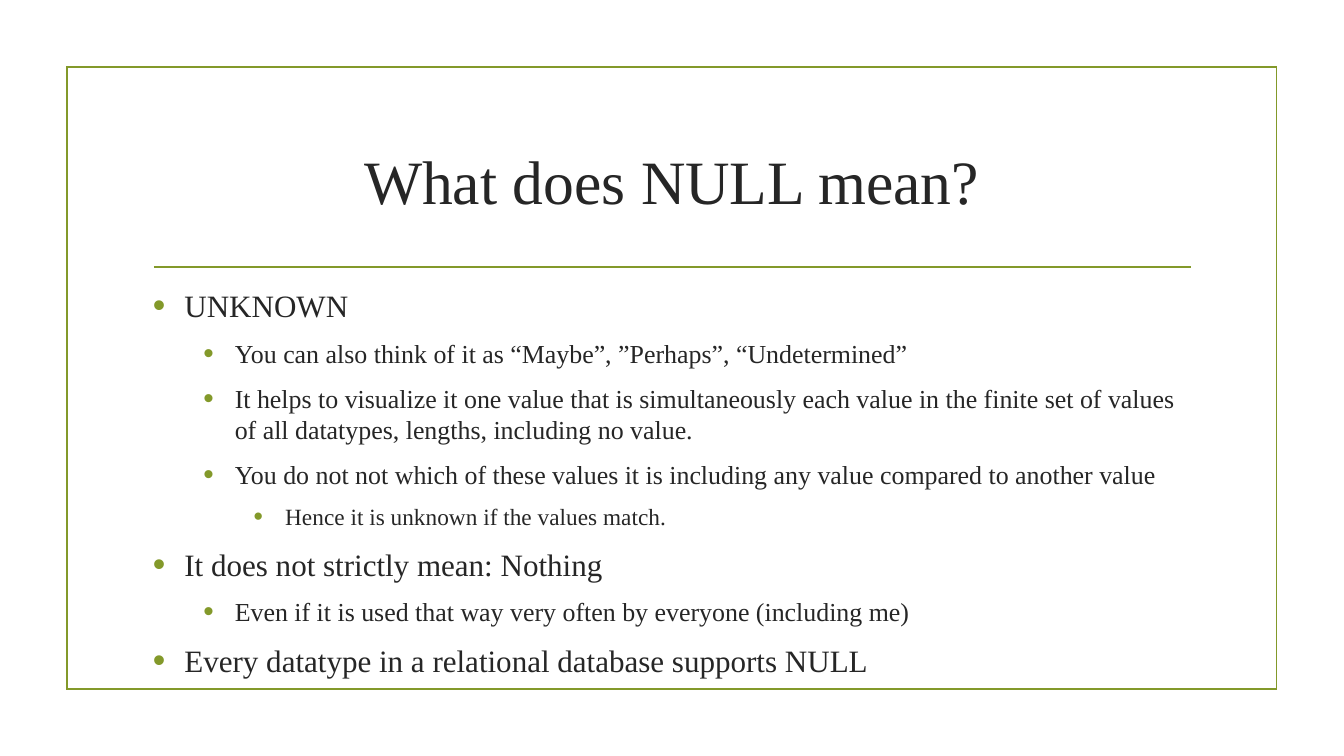
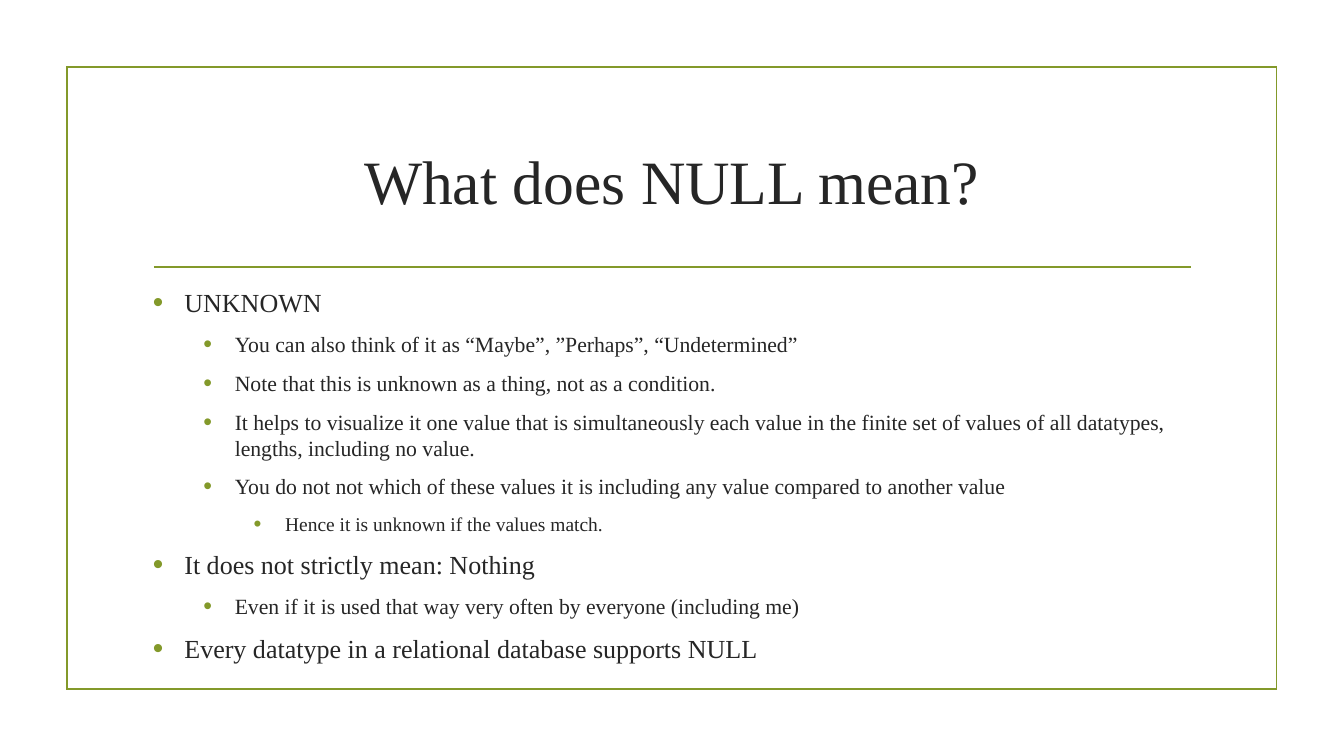
Before and after one commit to drsqlgithub/Presentation-Downloads, a slide deck: slide 5 of Database Design Chat/Database Design Chat 015 NULL.pptx. Drawn at 1344x756 pixels with LibreOffice and Linux fonts; fonts in the diff are those of the drawing; background and template pictures are left out. Boxes give left, top, right and bottom in pixels: in the first picture for what was removed or moved away, otherwise in the second. Text is boxed around its words. In the diff, an @@ line names an element or a change of style, - is before the commit and + after.

Commit message:
Changed NULL presentation

```diff
--- a/Database Design Chat/Database Design Chat 015 NULL.pptx
+++ b/Database Design Chat/Database Design Chat 015 NULL.pptx
@@ text at (184, 294, 1164, 664): size 22.2 to 18.6 pt in "UNKNOWN", "It does not strictly mean: Nothing", "Every datatype in a relational database supports ..."; size 18.5 to 15.5 pt in "You can also think of it as ...", "It helps to visualize it one value ...", "You do not not which of these ...", "Even if it is used that way ..."; size 16.6 to 13.9 pt in "Hence it is unknown if the values ..." @@
@@ text at (235, 376, 715, 396): paragraph added @@
+  • Note that this is unknown as a thing, not as a condition.
```
Also in this commit, not shown: 1 slide added, 1 other file.
